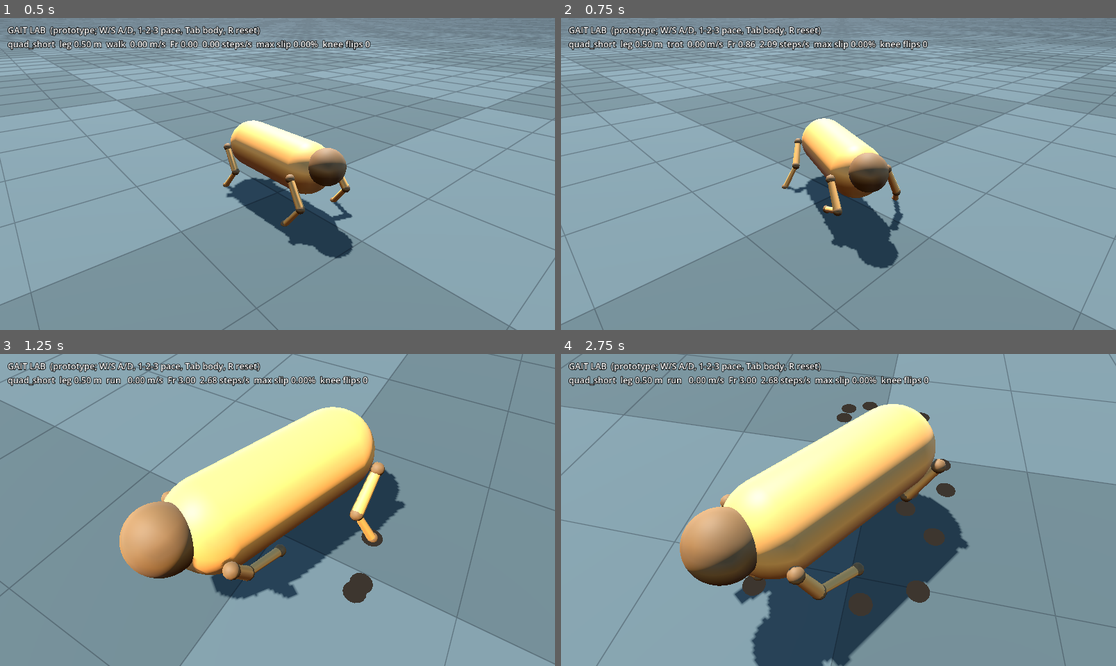
Above: before the commit, frames 1-4 (two rows, left to right).
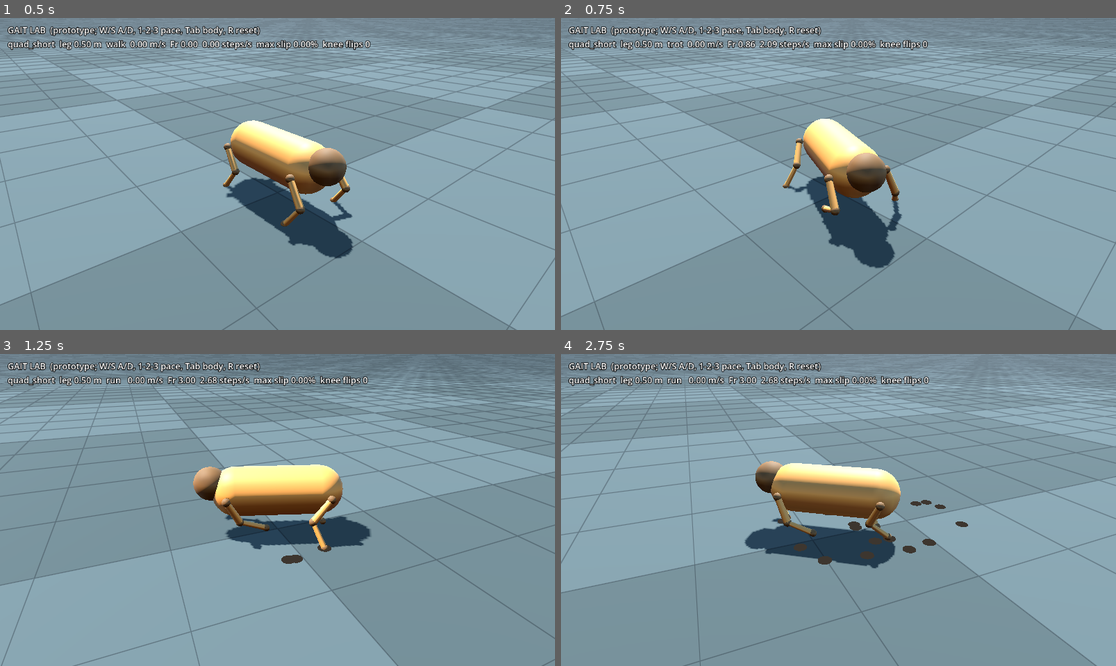
Above: after the commit, the same moments.

Repository: jjthillens-oss/pangaea
Game: Godot game, scene res://gait_lab.tscn
The game is run twice, just before and just after one commit, with the same random seed, the same clock (stepped at 60 frames per second) and the same inputs.
Inputs:
- Up to frame 1 (0.5 s): no input
- Up to frame 2 (0.75 s): tap Enter at 0.5 s; hold D from 0.53 s (still down); tap 1 at 0.6 s
- Up to frame 3 (1.25 s): keep holding D
- Up to frame 4 (2.75 s): release D at 1.28 s; hold S 1.28-2.03 s; tap 2 at 1.35 s; hold D from 2.03 s (still down); tap 3 at 2.1 s

Frame 1 is identical in both runs. In frame 2, 9.0% of the frame differs, in the area x 0-100%, y 3-100%; in frame 3, 33%; in frame 4, 44%, in the area x 0-100%, y 0-100%.

Commit message:
Gait Lab: report, README, steadier clip camera; roadmap marks 0a built
Co-Authored-By: Claude Opus 5.5 (1M context) <noreply@anthropic.com>
Claude-Session: https://claude.ai/code/session_01Cu6xqFo6r7nPobn3Hyk9Ph

Diff:
--- a/prototypes/creature-lab/gait_lab.gd
+++ b/prototypes/creature-lab/gait_lab.gd
@@ -24,6 +24,8 @@
 var _footprints: Array[MeshInstance3D] = []
 var _next_print := 0
 var _last_state: Array = []
+var _cam_yaw := 0.0
+var _cam_centre := Vector3.ZERO
 
 
 func _ready() -> void:
@@ -198,11 +200,14 @@
 	centre /= maxf(1.0, rigs.size())
 	var yaw: float = rigs[0].planner.yaw if rigs.size() == 1 else 0.0
 	var distance := 1.4 + 3.6 * size + (3.5 if rigs.size() > 1 else 0.0)
-	# Three-quarter view from the front-left of the lead body, smoothed.
-	var offset := Basis(Vector3.UP, yaw + deg_to_rad(-40.0)) * Vector3(0.0, 0.0, -1.0) * distance
-	var eye := centre + offset + Vector3.UP * (0.55 * distance)
+	# Three-quarter view from the front-left of the lead body. The view angle and the centre are smoothed separately,
+	# so the camera swings around the body on a turn instead of cutting through it.
 	var k := 1.0 if time <= dt else 1.0 - exp(-3.0 * dt)
-	camera.global_position = camera.global_position.lerp(eye, k)
+	_cam_yaw = lerp_angle(_cam_yaw, yaw, k * 0.6)
+	_cam_centre = _cam_centre.lerp(centre, k)
+	var offset := Basis(Vector3.UP, _cam_yaw + deg_to_rad(-40.0)) * Vector3(0.0, 0.0, -1.0) * distance
+	camera.global_position = _cam_centre + offset + Vector3.UP * (0.55 * distance)
+	centre = _cam_centre
 	camera.look_at(centre + Vector3.UP * 0.5 * size, Vector3.UP)
 
 
Not shown, added: docs/research/spore/GAIT_LAB_REPORT.md
Not shown, changed: docs/research/spore/GENESIS_IMPLEMENTATION_ROADMAP.md
Not shown, added: prototypes/creature-lab/README.md
